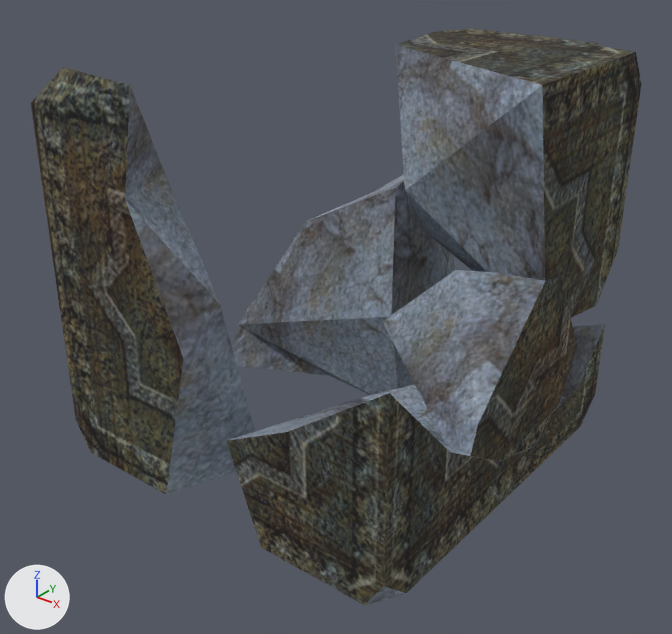
One commit to the glTF model Project/object/stage/destructable/resource/model/StonePieces.gltf: the scene before it, then after it.
Before and after are seen from a 50 mm camera at (2.68, -3.44, 1.79) aimed at (0.04, -0.15, -0.26). The axes (+X, +Y, +Z) are drawn at lower left. The lights are the same throughout.

The scene before the commit, as lines of its bpy script (objects in view):
```python
ob_stonepiece1 = bpy.data.objects.new('StonePiece1', me_stonepiece1)
ob_stonepiece1.location = (0.562, 0.576, 0.488)
ob_stonepiece2 = bpy.data.objects.new('StonePiece2', me_stonepiece2)
ob_stonepiece2.location = (-0.37, 0.592, -0.509)
ob_stonepiece3 = bpy.data.objects.new('StonePiece3', me_stonepiece3)
ob_stonepiece3.location = (0.739, 0.697, -0.817)
ob_stonepiece4 = bpy.data.objects.new('StonePiece4', me_stonepiece4)
ob_stonepiece4.location = (-0.608, -0.796, -0.331)
ob_stonepiece5 = bpy.data.objects.new('StonePiece5', me_stonepiece5)
ob_stonepiece5.location = (0.761, 0.126, -0.399)
ob_stonepiece6 = bpy.data.objects.new('StonePiece6', me_stonepiece6)
ob_stonepiece6.location = (0.607, -0.363, -0.763)
```
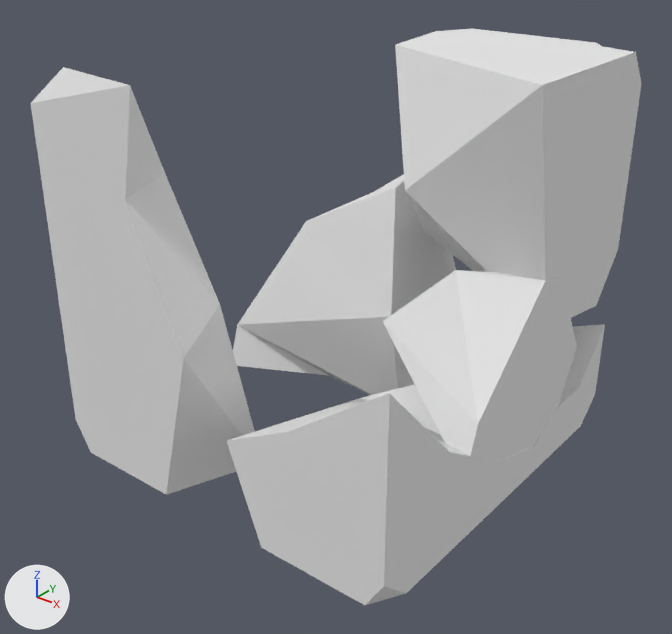
Patch to the scene script:
```diff
--- a/Project/object/stage/destructable/resource/model/StonePieces.gltf.py
+++ b/Project/object/stage/destructable/resource/model/StonePieces.gltf.py
@@ mat_enemy_stone_crevice @@
 n2 = _N.new('ShaderNodeMix'); n2.name = 'Mix'
 n2.inputs[0].default_value = 1.0  # 'Factor'
+n2.inputs[7].default_value = (0.8, 0.8, 0.8, 1.0)  # 'B', white #e7e7e7
 n3 = _N.new('ShaderNodeVertexColor'); n3.name = 'Color Attribute'
-n4 = _N.new('ShaderNodeTexImage'); n4.name = 'Image Texture'
-n4.image = img_enemy_stone_crevice
 _L.new(n0.outputs[0], n1.inputs[0])  # 'BSDF' to 'Surface'
 _L.new(n2.outputs[2], n0.inputs[0])  # 'Result' to 'Base Color'
-_L.new(n3.outputs[0], n2.inputs[7])  # 'Color' to 'B'
-_L.new(n4.outputs[0], n2.inputs[6])  # 'Color' to 'A'
+_L.new(n3.outputs[0], n2.inputs[6])  # 'Color' to 'A'
@@ mat_stone @@
 n2 = _N.new('ShaderNodeMix'); n2.name = 'Mix'
 n2.inputs[0].default_value = 1.0  # 'Factor'
+n2.inputs[7].default_value = (0.8, 0.8, 0.8, 1.0)  # 'B', white #e7e7e7
 n3 = _N.new('ShaderNodeVertexColor'); n3.name = 'Color Attribute'
-n4 = _N.new('ShaderNodeTexImage'); n4.name = 'Image Texture'
-n4.image = img_stone
 _L.new(n0.outputs[0], n1.inputs[0])  # 'BSDF' to 'Surface'
 _L.new(n2.outputs[2], n0.inputs[0])  # 'Result' to 'Base Color'
-_L.new(n3.outputs[0], n2.inputs[7])  # 'Color' to 'B'
-_L.new(n4.outputs[0], n2.inputs[6])  # 'Color' to 'A'
+_L.new(n3.outputs[0], n2.inputs[6])  # 'Color' to 'A'
```

Where the change shows, as pixel boxes (x1, y1, x2, y2) in the pictures (672 x 634 px):
'StonePiece4', surface changed: (31, 67, 255, 495) in both
'StonePiece1', surface changed: (395, 29, 641, 318) in both
'StonePiece6', surface changed (black to grey): (227, 384, 562, 605) in both
'StonePiece2', surface changed: (233, 174, 456, 395) in both
'StonePiece5', surface changed (grey to white): (383, 270, 577, 461) in both
'StonePiece3', surface changed (black to grey): (509, 324, 605, 494) in both
